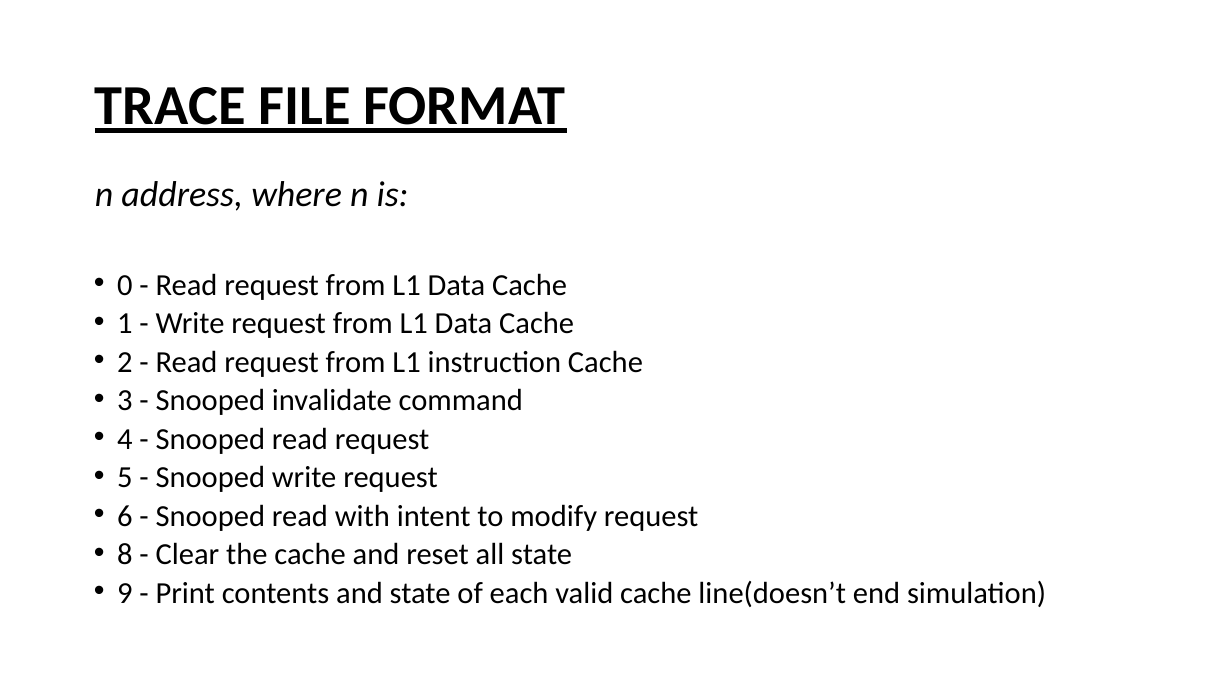
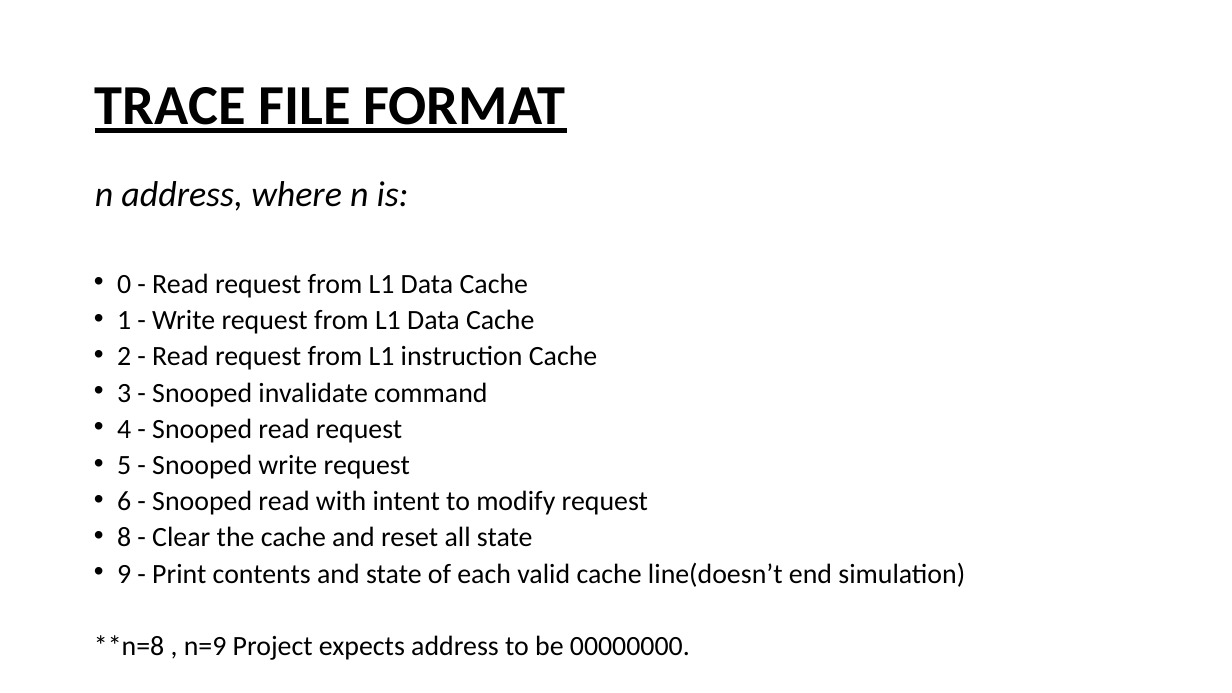
Before and after one commit to adithyakashyap95/MSD, a slide deck: slide 5 of MSD_Presentation.pptx. Drawn at 1232x693 pixels with LibreOffice and Linux fonts; fonts in the diff are those of the drawing. Boxes give left, top, right and bottom in pixels: in the first picture for what was removed or moved away, otherwise in the second. Text is boxed around its words. In the diff, an @@ line names an element or a change of style, - is before the commit and + after.

```diff
--- a/MSD_Presentation.pptx
+++ b/MSD_Presentation.pptx
@@ text at [117, 273, 965, 587]: size 23.8 to 21.7 pt in "0 - Read request from L1 Data ...", "1 - Write request from L1 Data ...", "2 - Read request from L1 instruction ...", "3 - Snooped invalidate command" and 5 more places @@
@@ text at [94, 635, 690, 660]: paragraph added @@
+**n=8 , n=9 Project expects address to be 00000000.
```
Also in this commit, not shown: 2 other slides changed.
